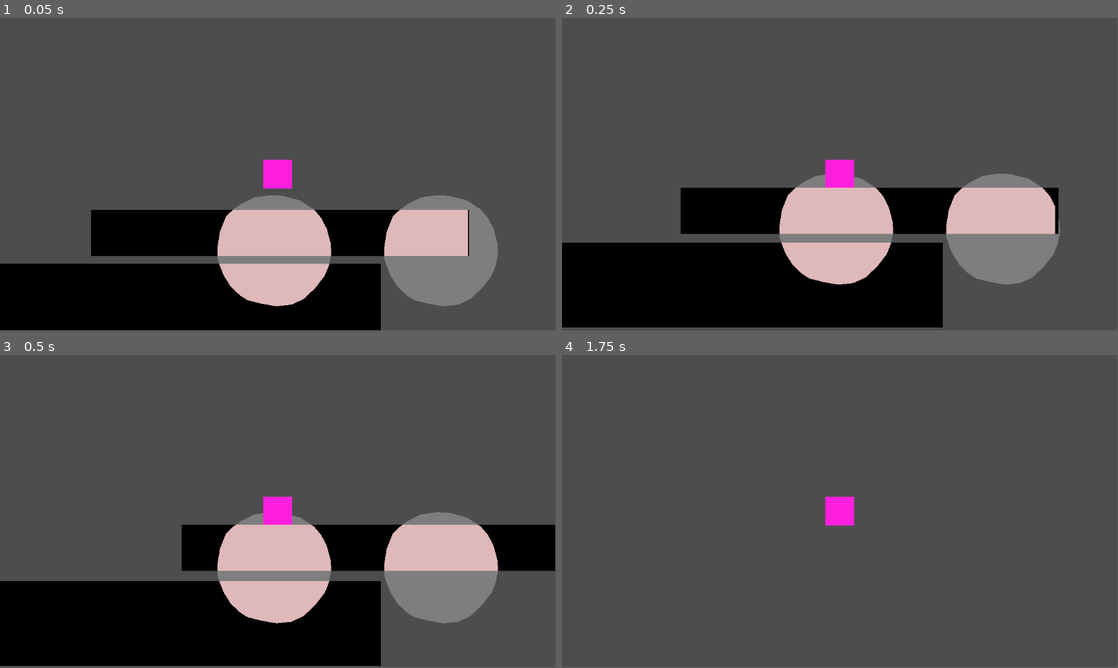
Above: before the commit, frames 1-4 (two rows, left to right).
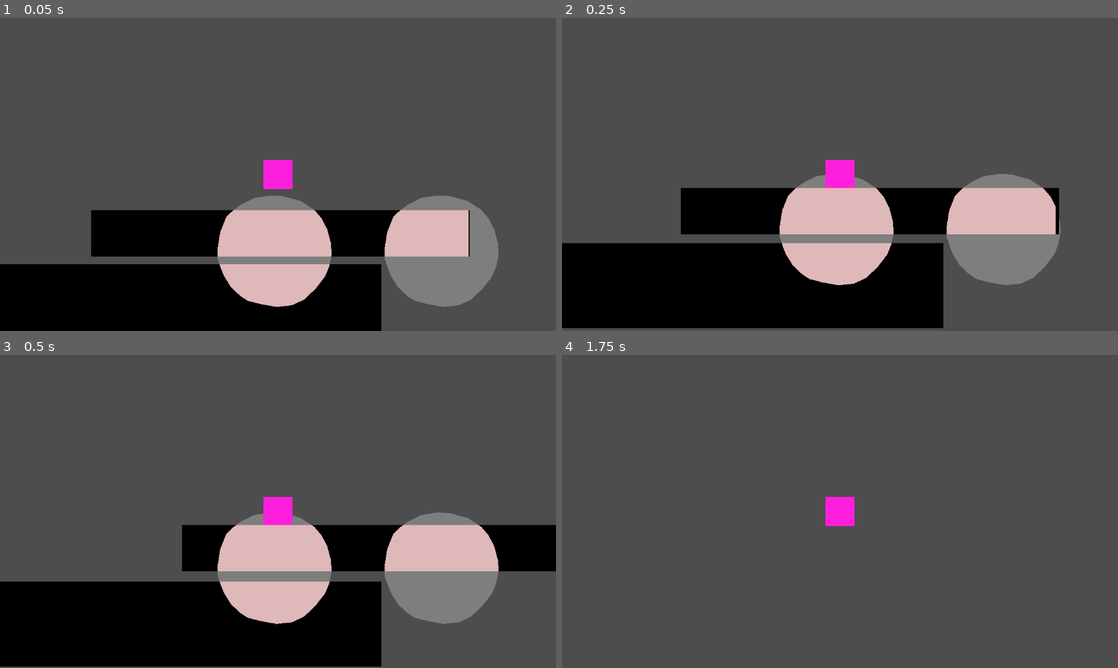
Above: after the commit, the same moments.

Repository: WeDoThingsHere/Godot-Jam-June-2025
Game: Godot game, scene res://scenes/platform_test.tscn
Two runs of this game, one before a commit and one after it. Both use one fixed random seed, a clock stepped at 60 frames per second and the inputs below.
Inputs:
- Up to frame 1 (0.05 s): no input
- Up to frame 2 (0.25 s): no input
- Up to frame 3 (0.5 s): no input
- Up to frame 4 (1.75 s): tap Enter (ui_accept) at 0.5 s; hold D (move_right) from 0.53 s (still down); tap Space (jump) at 0.77, 1.52 s
In our replay, the window is 799x449 before the commit and 800x450 after it. These sizes can differ from the game's own. Grey fills any space a smaller window leaves; there, only what the larger window draws over its background counts as a difference.

The runs differ from the first frame. In frame 1, 1.0% of the frame differs, in the area x 0-90%, y 45-100%; in frame 2, 0.9%; in frame 3, 0.9%; in frame 4, less than 0.1%.

Commit message:
made a simple start menu

Diff:
--- /dev/null
+++ b/pause_menu.tscn
@@ -0,0 +1,9 @@
+[gd_scene format=3 uid="uid://rweim3qej8eq"]
+
+[node name="Pause Menu" type="Control"]
+layout_mode = 3
+anchors_preset = 15
+anchor_right = 1.0
+anchor_bottom = 1.0
+grow_horizontal = 2
+grow_vertical = 2
--- a/project.godot
+++ b/project.godot
@@ -14,6 +14,10 @@
 run/main_scene="uid://bm4ks8s3k6q5a"
 config/features=PackedStringArray("4.4", "GL Compatibility")
 config/icon="res://icon.svg"
+
+[display]
+
+window/stretch/mode="viewport"
 
 [input]
 
--- /dev/null
+++ b/scenes/start_menu.tscn
@@ -0,0 +1,119 @@
+[gd_scene load_steps=4 format=3 uid="uid://cp6apdwnnqdvi"]
+
+[ext_resource type="Script" uid="uid://755bklg8k7wo" path="res://scripts/start_menu.gd" id="1_ouf4f"]
+
+[sub_resource type="StyleBoxFlat" id="StyleBoxFlat_uojun"]
+bg_color = Color(0.65834, 0.65834, 0.65834, 0.584314)
+
+[sub_resource type="StyleBoxFlat" id="StyleBoxFlat_ouf4f"]
+bg_color = Color(3.65794e-06, 0.658682, 0.851565, 1)
+border_width_left = 5
+border_width_top = 5
+border_width_right = 5
+border_width_bottom = 5
+border_color = Color(0, 0, 0, 1)
+corner_radius_top_left = 10
+corner_radius_top_right = 10
+corner_radius_bottom_right = 10
+corner_radius_bottom_left = 10
+
+[node name="StartMenu" type="Control"]
+layout_mode = 3
+anchors_preset = 15
+anchor_right = 1.0
+anchor_bottom = 1.0
+grow_horizontal = 2
+grow_vertical = 2
+script = ExtResource("1_ouf4f")
+
+[node name="PanelContainer" type="PanelContainer" parent="."]
+layout_mode = 0
+offset_right = 1152.0
+offset_bottom = 648.0
+
+[node name="Background" type="Panel" parent="PanelContainer"]
+layout_mode = 2
+theme_override_styles/panel = SubResource("StyleBoxFlat_uojun")
+
+[node name="VBoxContainer" type="VBoxContainer" parent="."]
+layout_mode = 1
+anchors_preset = 8
+anchor_left = 0.5
+anchor_top = 0.5
+anchor_right = 0.5
+anchor_bottom = 0.5
+offset_left = -75.0
+offset_top = -38.0
+offset_right = 110.0
+offset_bottom = 324.0
+grow_horizontal = 2
+grow_vertical = 2
+alignment = 1
+
+[node name="Play Button2" type="Button" parent="VBoxContainer"]
+layout_mode = 2
+theme_override_colors/font_disabled_color = Color(1, 1, 1, 1)
+theme_override_colors/font_hover_pressed_color = Color(1, 1, 1, 1)
+theme_override_colors/font_hover_color = Color(1, 1, 1, 1)
+theme_override_colors/icon_disabled_color = Color(1, 1, 1, 1)
+theme_override_constants/outline_size = 10
+theme_override_font_sizes/font_size = 50
+text = "Play"
+
+[node name="Quit Button" type="Panel" parent="."]
+visible = false
+layout_mode = 1
+anchors_preset = 8
+anchor_left = 0.5
+anchor_top = 0.5
+anchor_right = 0.5
+anchor_bottom = 0.5
+offset_left = -75.0
+offset_top = 67.0
+offset_right = 75.0
+offset_bottom = 117.0
+grow_horizontal = 2
+grow_vertical = 2
+theme_override_styles/panel = SubResource("StyleBoxFlat_ouf4f")
+
+[node name="Text" type="Label" parent="Quit Button"]
+layout_mode = 0
+offset_left = 5.0
+offset_top = 2.0
+offset_right = 145.0
+offset_bottom = 52.0
+theme_override_colors/font_color = Color(0, 0, 0, 1)
+theme_override_font_sizes/font_size = 36
+text = "Quit"
+horizontal_alignment = 1
+vertical_alignment = 1
+
+[node name="Play Button" type="Panel" parent="."]
+visible = false
+layout_mode = 1
+anchors_preset = 8
+anchor_left = 0.5
+anchor_top = 0.5
+anchor_right = 0.5
+anchor_bottom = 0.5
+offset_left = -75.0
+offset_top = -38.0
+offset_right = 75.0
+offset_bottom = 39.0
+grow_horizontal = 2
+grow_vertical = 2
+theme_override_styles/panel = SubResource("StyleBoxFlat_ouf4f")
+
+[node name="Text" type="Label" parent="Play Button"]
+layout_mode = 0
+offset_left = 5.0
+offset_top = 2.0
+offset_right = 145.0
+offset_bottom = 52.0
+theme_override_colors/font_color = Color(0, 0, 0, 1)
+theme_override_font_sizes/font_size = 36
+text = "Start"
+horizontal_alignment = 1
+vertical_alignment = 1
+
+[connection signal="pressed" from="VBoxContainer/Play Button2" to="." method="_on_play_button_2_pressed"]
--- /dev/null
+++ b/scripts/start_menu.gd
@@ -0,0 +1,15 @@
+extends Control
+
+var game_scene = preload("res://scenes/platform_test.tscn")
+# Called when the node enters the scene tree for the first time.
+func _ready() -> void:
+	pass # Replace with function body.
+
+
+# Called every frame. 'delta' is the elapsed time since the previous frame.
+func _process(delta: float) -> void:
+	pass
+
+func _on_play_button_2_pressed() -> void:
+	#print("Im being called!")
+	get_tree().change_scene_to_packed(game_scene)
Not shown: 1 places in scenes/Player.tscn that only renumber resources
Not shown, added: scripts/start_menu.gd.uid
